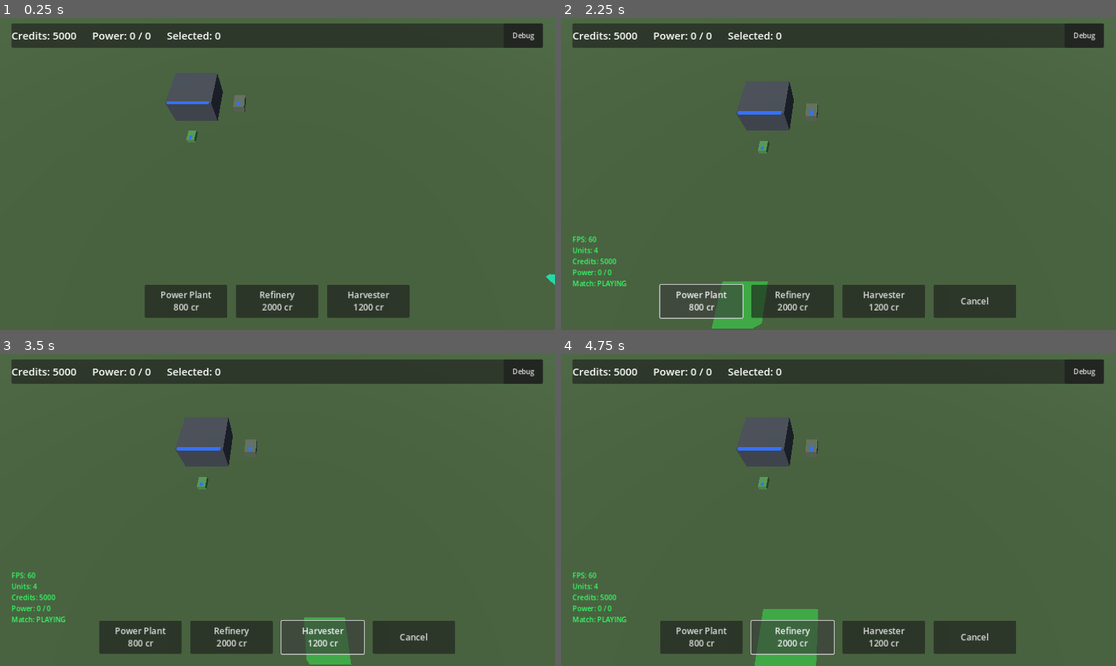
Above: before the commit, frames 1-4 (two rows, left to right).
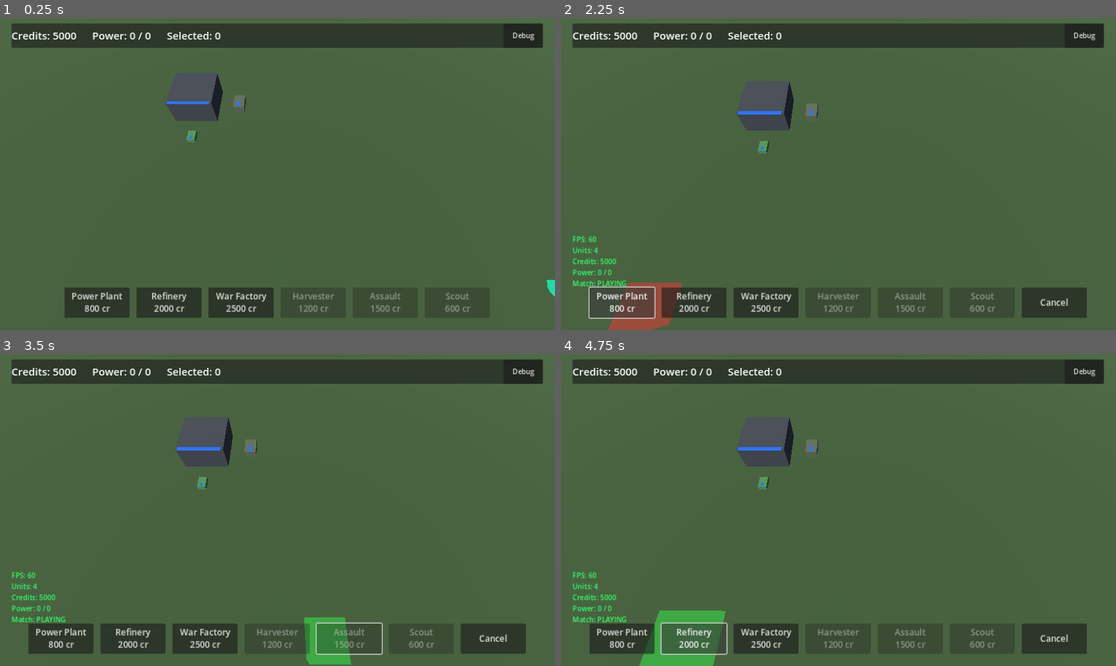
Above: after the commit, the same moments.

Repository: xionams/operation-midnight
Game: Godot game, scene res://main.tscn
Same seed, same stepped clock (60 frames per second), same inputs: the game is played once before the commit and once after it.
Inputs (mouse positions are in pixels of both pictures, inside the frame that each line leads up to):
- Up to frame 1 (0.25 s): no input
- Up to frame 2 (2.25 s): click (927, 301) at 0.5 s, where only the run before the commit has a clickable "Harvester 1200 cr"; click "Debug" at 1.25 s; click "Power Plant 800 cr" at 2 s
- Up to frame 3 (3.5 s): click (321, 637) at 2.75 s, where only the run before the commit has a clickable "Harvester 1200 cr"
- Up to frame 4 (4.75 s): click "Power Plant 800 cr" at 3.5 s; click "Refinery 2000 cr" at 4.25 s

The runs differ from the first frame. In frame 1, 3.2% of the frame differs, in the area x 11-100%, y 81-96%; in frame 2, 5.8%; in frame 3, 4.6%; in frame 4, 7.6%, in the area x 5-95%, y 81-100%.

Commit message:
Add War Factory and timed unit production
Until now only Harvesters could be built mid-match, so Assault and Scout
vehicles existed solely as starting units and the match could not
develop. The War Factory (2500cr, 40 power, 10x10 footprint) builds
both.

Production runs through a new reusable ProductionQueue component rather
than a second bespoke spawn path. Credits are taken when an order is
queued, not when it completes, so a player cannot queue more than they
can afford, and cancelling refunds. The Refinery now uses the same
component for Harvesters, replacing its instant-spawn code - unit
build times are Scout 6s, Harvester 10s, Assault 12s.

UnitStats gains the build_time field the README already claimed it had.

The HUD grows War Factory, Assault and Scout buttons, with production
buttons disabled while no producer exists, and a readout showing the
current item, its progress and the queue depth. Buttons shrink to
150x70 so seven fit the 1280px logical width with Cancel visible.

Smoke test extended to cover the whole path: placing the factory,
queuing an order, the immediate charge, the delay before the unit
appears, and the queue draining. Also fixes a gap where clearing the
selection made the move-order check silently skip.

Co-Authored-By: Claude Opus 5 <noreply@anthropic.com>

Diff:
--- /dev/null
+++ b/config/buildings/war_factory.tres
@@ -0,0 +1,18 @@
+[gd_resource type="Resource" script_class="BuildingStats" load_steps=3 format=3]
+
+[ext_resource type="Script" path="res://scripts/core/building_stats.gd" id="1"]
+[ext_resource type="PackedScene" path="res://scenes/buildings/war_factory.tscn" id="2"]
+
+[resource]
+script = ExtResource("1")
+display_name = "War Factory"
+cost = 2500
+max_health = 800.0
+build_time = 0.0
+power_generation = 0
+power_consumption = 40
+footprint = Vector2(10, 10)
+body_color = Color(0.32, 0.35, 0.38, 1)
+body_size = Vector3(9, 4.2, 9)
+visual_scene = null
+scene = ExtResource("2")
--- a/config/units/assault_vehicle.tres
+++ b/config/units/assault_vehicle.tres
@@ -6,6 +6,7 @@
 [resource]
 script = ExtResource("1")
 display_name = "Assault Vehicle"
+build_time = 12.0
 cost = 1500
 max_health = 500.0
 move_speed = 5.0
--- a/config/units/harvester.tres
+++ b/config/units/harvester.tres
@@ -5,6 +5,7 @@
 [resource]
 script = ExtResource("1")
 display_name = "Supply Harvester"
+build_time = 10.0
 cost = 1200
 max_health = 300.0
 move_speed = 4.0
--- a/config/units/scout_vehicle.tres
+++ b/config/units/scout_vehicle.tres
@@ -5,6 +5,7 @@
 [resource]
 script = ExtResource("1")
 display_name = "Scout Vehicle"
+build_time = 6.0
 cost = 600
 max_health = 150.0
 move_speed = 9.0
--- a/scenes/buildings/refinery.tscn
+++ b/scenes/buildings/refinery.tscn
@@ -1,8 +1,10 @@
-[gd_scene load_steps=3 format=3]
+[gd_scene load_steps=4 format=3]
 
 [ext_resource type="Script" path="res://scripts/buildings/refinery.gd" id="1"]
 [ext_resource type="PackedScene" path="res://scenes/units/harvester.tscn" id="2"]
+[ext_resource type="Resource" path="res://config/units/harvester.tres" id="3"]
 
 [node name="Refinery" type="StaticBody3D"]
 script = ExtResource("1")
 harvester_scene = ExtResource("2")
+harvester_stats = ExtResource("3")
--- /dev/null
+++ b/scenes/buildings/war_factory.tscn
@@ -0,0 +1,14 @@
+[gd_scene load_steps=6 format=3]
+
+[ext_resource type="Script" path="res://scripts/buildings/war_factory.gd" id="1"]
+[ext_resource type="PackedScene" path="res://scenes/units/assault_vehicle.tscn" id="2"]
+[ext_resource type="PackedScene" path="res://scenes/units/scout_vehicle.tscn" id="3"]
+[ext_resource type="Resource" path="res://config/units/assault_vehicle.tres" id="4"]
+[ext_resource type="Resource" path="res://config/units/scout_vehicle.tres" id="5"]
+
+[node name="WarFactory" type="StaticBody3D"]
+script = ExtResource("1")
+assault_scene = ExtResource("2")
+scout_scene = ExtResource("3")
+assault_stats = ExtResource("4")
+scout_stats = ExtResource("5")
--- /dev/null
+++ b/scripts/buildings/production_queue.gd
@@ -0,0 +1,90 @@
+extends Node
+class_name ProductionQueue
+
+## Reusable timed unit production for any building that builds units.
+## Credits are taken when an order is queued, not when it completes, so
+## a player cannot queue more than they can afford; cancelling refunds.
+## Attach one to a building and call enqueue().
+
+signal order_queued(stats: UnitStats)
+signal order_completed(unit: Node)
+signal queue_changed()
+
+const MAX_QUEUED: int = 5
+
+@export var spawn_offset: Vector3 = Vector3(6, 0, 0)
+
+var _orders: Array[UnitStats] = []
+var _scenes: Array[PackedScene] = []
+var _remaining: float = 0.0
+
+func queue_length() -> int:
+	return _orders.size()
+
+func is_full() -> bool:
+	return _orders.size() >= MAX_QUEUED
+
+func current_stats() -> UnitStats:
+	return _orders[0] if not _orders.is_empty() else null
+
+func progress() -> float:
+	if _orders.is_empty():
+		return 0.0
+	var total: float = _orders[0].build_time
+	if total <= 0.0:
+		return 1.0
+	return clampf(1.0 - _remaining / total, 0.0, 1.0)
+
+func enqueue(stats: UnitStats, scene: PackedScene) -> bool:
+	if stats == null or scene == null or is_full():
+		return false
+	if not GameState.try_spend(stats.cost):
+		return false
+	_orders.append(stats)
+	_scenes.append(scene)
+	if _orders.size() == 1:
+		_remaining = stats.build_time
+	order_queued.emit(stats)
+	queue_changed.emit()
+	return true
+
+func cancel_last() -> bool:
+	if _orders.is_empty():
+		return false
+	var index: int = _orders.size() - 1
+	GameState.add_credits(_orders[index].cost)
+	_orders.remove_at(index)
+	_scenes.remove_at(index)
+	if _orders.is_empty():
+		_remaining = 0.0
+	elif index == 0:
+		_remaining = _orders[0].build_time
+	queue_changed.emit()
+	return true
+
+func _process(delta: float) -> void:
+	if _orders.is_empty():
+		return
+	_remaining -= delta
+	if _remaining > 0.0:
+		return
+	_complete_front()
+
+func _complete_front() -> void:
+	var stats: UnitStats = _orders.pop_front()
+	var scene: PackedScene = _scenes.pop_front()
+	if not _orders.is_empty():
+		_remaining = _orders[0].build_time
+	else:
+		_remaining = 0.0
+
+	var building := get_parent()
+	var unit = scene.instantiate()
+	unit.stats = stats
+	unit.is_player_faction = building.is_player_faction
+	building.get_parent().add_child(unit)
+	unit.global_position = building.global_position + spawn_offset
+
+	EventBus.unit_spawned.emit(unit)
+	order_completed.emit(unit)
+	queue_changed.emit()
--- a/scripts/buildings/refinery.gd
+++ b/scripts/buildings/refinery.gd
@@ -7,10 +7,16 @@
 ## Build Harvester button has somewhere to spawn from.
 
 @export var harvester_scene: PackedScene
-@export var harvester_cost: int = 1200
+@export var harvester_stats: UnitStats
+
+var queue: ProductionQueue
 
 func _ready() -> void:
 	super._ready()
+	queue = ProductionQueue.new()
+	queue.name = "ProductionQueue"
+	queue.spawn_offset = Vector3(stats.body_size.x / 2.0 + 3.0, 0, 0) if stats else Vector3(6, 0, 0)
+	add_child(queue)
 	if is_player_faction:
 		GameState.register_refinery(self)
 
@@ -24,14 +30,5 @@
 		return
 	GameState.add_credits(int(round(amount)))
 
-func produce_harvester() -> Node:
-	if harvester_scene == null:
-		return null
-	if not GameState.try_spend(harvester_cost):
-		return null
-	var harvester = harvester_scene.instantiate()
-	get_parent().add_child(harvester)
-	var spawn_offset := Vector3(stats.body_size.x / 2.0 + 3.0, 0, 0) if stats else Vector3(6, 0, 0)
-	harvester.global_position = global_position + spawn_offset
-	EventBus.unit_spawned.emit(harvester)
-	return harvester
+func produce_harvester() -> bool:
+	return queue.enqueue(harvester_stats, harvester_scene)
--- /dev/null
+++ b/scripts/buildings/war_factory.gd
@@ -0,0 +1,30 @@
+extends BuildingBase
+class_name WarFactory
+
+## Produces combat vehicles. This is the building that turns the match
+## from "fight with what you started with" into an actual RTS: without
+## one, Assault and Scout vehicles only exist as starting units.
+
+const GROUP: String = "war_factories"
+
+@export var assault_stats: UnitStats
+@export var assault_scene: PackedScene
+@export var scout_stats: UnitStats
+@export var scout_scene: PackedScene
+
+var queue: ProductionQueue
+
+func _ready() -> void:
+	super._ready()
+	queue = ProductionQueue.new()
+	queue.name = "ProductionQueue"
+	queue.spawn_offset = Vector3(stats.body_size.x / 2.0 + 3.0, 0, 0) if stats else Vector3(7, 0, 0)
+	add_child(queue)
+	if is_player_faction:
+		add_to_group(GROUP)
+
+func produce_assault() -> bool:
+	return queue.enqueue(assault_stats, assault_scene)
+
+func produce_scout() -> bool:
+	return queue.enqueue(scout_stats, scout_scene)
--- a/scripts/core/main.gd
+++ b/scripts/core/main.gd
@@ -16,9 +16,9 @@
 const COMMAND_HQ_STATS: BuildingStats = preload("res://config/buildings/command_hq.tres")
 const POWER_PLANT_STATS: BuildingStats = preload("res://config/buildings/power_plant.tres")
 const REFINERY_STATS: BuildingStats = preload("res://config/buildings/refinery.tres")
+const WAR_FACTORY_STATS: BuildingStats = preload("res://config/buildings/war_factory.tres")
+const HARVESTER_STATS: UnitStats = preload("res://config/units/harvester.tres")
 const ECONOMY_CONFIG: EconomyConfig = preload("res://config/economy/default_economy.tres")
-
-const HARVESTER_COST: int = 1200
 
 @export var map_size: float = 120.0
 @export var bounds_margin: float = 6.0
@@ -186,6 +186,9 @@
 	hud.name = "HUD"
 	hud.power_plant_stats = POWER_PLANT_STATS
 	hud.refinery_stats = REFINERY_STATS
-	hud.harvester_cost = HARVESTER_COST
+	hud.war_factory_stats = WAR_FACTORY_STATS
+	hud.harvester_stats = HARVESTER_STATS
+	hud.assault_stats = ASSAULT_VEHICLE_STATS
+	hud.scout_stats = SCOUT_VEHICLE_STATS
 	hud.placer = placer
 	add_child(hud)
--- a/scripts/core/unit_stats.gd
+++ b/scripts/core/unit_stats.gd
@@ -6,6 +6,7 @@
 
 @export var display_name: String = "Unit"
 @export var cost: int = 0
+@export var build_time: float = 0.0 ## Seconds in a ProductionQueue; 0 spawns instantly.
 @export var max_health: float = 100.0
 @export var move_speed: float = 5.0
 @export var turn_speed: float = 6.0
--- a/scripts/ui/hud.gd
+++ b/scripts/ui/hud.gd
@@ -9,11 +9,14 @@
 
 @export var power_plant_stats: BuildingStats
 @export var refinery_stats: BuildingStats
-@export var harvester_cost: int = 1200
+@export var war_factory_stats: BuildingStats
+@export var harvester_stats: UnitStats
+@export var assault_stats: UnitStats
+@export var scout_stats: UnitStats
 @export var placer: BuildingPlacer
 
 const MARGIN: float = 28.0
-const BUTTON_SIZE: Vector2 = Vector2(190, 76)
+const BUTTON_SIZE: Vector2 = Vector2(150, 70)
 
 var _credits_label: Label
 var _power_label: Label
@@ -21,7 +24,11 @@
 var _cancel_button: Button
 var _build_power_button: Button
 var _build_refinery_button: Button
+var _build_factory_button: Button
 var _build_harvester_button: Button
+var _build_assault_button: Button
+var _build_scout_button: Button
+var _production_label: Label
 var _victory_overlay: Control
 var _victory_label: Label
 var _debug_panel: Label
@@ -31,6 +38,7 @@
 	layer = 10
 	_build_top_bar()
 	_build_bottom_bar()
+	_build_production_label()
 	_build_victory_overlay()
 	_build_debug_overlay()
 
@@ -101,7 +109,7 @@
 	row.offset_right = -MARGIN
 	row.offset_bottom = -MARGIN
 	row.alignment = BoxContainer.ALIGNMENT_CENTER
-	row.add_theme_constant_override("separation", 20)
+	row.add_theme_constant_override("separation", 16)
 	add_child(row)
 
 	_build_power_button = _make_build_button("Power Plant\n%d cr" % (power_plant_stats.cost if power_plant_stats else 800))
@@ -112,9 +120,21 @@
 	_build_refinery_button.pressed.connect(func(): _start_building_placement(refinery_stats))
 	row.add_child(_build_refinery_button)
 
-	_build_harvester_button = _make_build_button("Harvester\n%d cr" % harvester_cost)
+	_build_factory_button = _make_build_button("War Factory\n%d cr" % (war_factory_stats.cost if war_factory_stats else 2500))
+	_build_factory_button.pressed.connect(func(): _start_building_placement(war_factory_stats))
+	row.add_child(_build_factory_button)
+
+	_build_harvester_button = _make_build_button(_unit_label("Harvester", harvester_stats))
 	_build_harvester_button.pressed.connect(_on_build_harvester_pressed)
 	row.add_child(_build_harvester_button)
+
+	_build_assault_button = _make_build_button(_unit_label("Assault", assault_stats))
+	_build_assault_button.pressed.connect(func(): _produce_from_factory("produce_assault"))
+	row.add_child(_build_assault_button)
+
+	_build_scout_button = _make_build_button(_unit_label("Scout", scout_stats))
+	_build_scout_button.pressed.connect(func(): _produce_from_factory("produce_scout"))
+	row.add_child(_build_scout_button)
 
 	_cancel_button = _make_build_button("Cancel")
 	_cancel_button.visible = false
@@ -127,6 +147,63 @@
 	button.custom_minimum_size = BUTTON_SIZE
 	button.add_theme_font_size_override("font_size", 20)
 	return button
+
+func _unit_label(name: String, stats: UnitStats) -> String:
+	return "%s\n%d cr" % [name, stats.cost if stats else 0]
+
+func _build_production_label() -> void:
+	_production_label = Label.new()
+	_production_label.set_anchors_preset(Control.PRESET_BOTTOM_WIDE)
+	_production_label.offset_top = -(MARGIN + BUTTON_SIZE.y + 40)
+	_production_label.offset_bottom = -(MARGIN + BUTTON_SIZE.y + 8)
+	_production_label.horizontal_alignment = HORIZONTAL_ALIGNMENT_CENTER
+	_production_label.add_theme_font_size_override("font_size", 20)
+	_production_label.visible = false
+	add_child(_production_label)
+
+func _first_factory() -> Node:
+	return get_tree().get_first_node_in_group(WarFactory.GROUP)
+
+func _produce_from_factory(method: String) -> void:
+	var factory := _first_factory()
+	if factory != null:
+		factory.call(method)
+
+## Two producers can be building at once (refinery and factory), so the
+## readout shows whichever is furthest along rather than inventing a
+## combined progress number that matches neither.
+func _active_queue() -> ProductionQueue:
+	var best: ProductionQueue = null
+	var producers: Array = get_tree().get_nodes_in_group(WarFactory.GROUP)
+	var refinery := GameState.get_first_refinery()
+	if refinery != null:
+		producers.append(refinery)
+	for p in producers:
+		if not is_instance_valid(p):
+			continue
+		var q: ProductionQueue = p.get("queue")
+		if q == null or q.queue_length() == 0:
+			continue
+		if best == null or q.progress() > best.progress():
+			best = q
+	return best
+
+func _refresh_production_ui() -> void:
+	var has_refinery: bool = GameState.has_refinery()
+	var has_factory: bool = _first_factory() != null
+	_build_harvester_button.disabled = not has_refinery
+	_build_assault_button.disabled = not has_factory
+	_build_scout_button.disabled = not has_factory
+
+	var queue := _active_queue()
+	if queue == null:
+		_production_label.visible = false
+		return
+	var stats := queue.current_stats()
+	var extra: int = queue.queue_length() - 1
+	var suffix: String = "  (+%d queued)" % extra if extra > 0 else ""
+	_production_label.text = "Building %s  %d%%%s" % [stats.display_name, int(queue.progress() * 100.0), suffix]
+	_production_label.visible = true
 
 func _make_label(text: String, font_size: int) -> Label:
 	var label := Label.new()
@@ -180,6 +257,7 @@
 	add_child(_debug_panel)
 
 func _process(_delta: float) -> void:
+	_refresh_production_ui()
 	if not _debug_visible:
 		return
 	var units := get_tree().get_nodes_in_group("units").size()
--- a/tests/input_smoke_test.gd
+++ b/tests/input_smoke_test.gd
@@ -135,7 +135,43 @@
 		_check("Box-select picks up both units", SelectionManager.selected_units.size() == 2,
 			"(%d selected)" % SelectionManager.selected_units.size())
 
-	# --- 6. move order ---
+	# --- 6. war factory production ---
+	SelectionManager.clear_selection()
+	var factory_btn := _find_button("War Factory")
+	_check("War Factory build button exists", factory_btn != null)
+	if factory_btn != null:
+		GameState.add_credits(10000)
+		await _click(factory_btn.get_global_rect().get_center())
+		await _click(Vector2(760, 300))
+		var factory := get_tree().get_first_node_in_group("war_factories")
+		_check("War Factory placed and registered", factory != null)
+		if factory != null:
+			var assault_btn := _find_button("Assault")
+			_check("Assault button enabled once factory exists",
+				assault_btn != null and not assault_btn.disabled)
+			var before_units: int = get_tree().get_nodes_in_group("player_units").size()
+			var cr: int = GameState.credits
+			await _click(assault_btn.get_global_rect().get_center())
+			_check("Queuing an Assault charges immediately", GameState.credits == cr - 1500,
+				"(%d -> %d)" % [cr, GameState.credits])
+			_check("Order is queued, not instant", factory.queue.queue_length() == 1
+				and get_tree().get_nodes_in_group("player_units").size() == before_units)
+			# assault build_time is 12s; run the clock out
+			var waited := 0.0
+			while waited < 16.0 and get_tree().get_nodes_in_group("player_units").size() == before_units:
+				waited += get_process_delta_time()
+				await get_tree().process_frame
+			var after_units: int = get_tree().get_nodes_in_group("player_units").size()
+			_check("Assault Vehicle spawns after build_time", after_units == before_units + 1,
+				"(%d -> %d after %.1fs)" % [before_units, after_units, waited])
+			_check("Queue empties after completion", factory.queue.queue_length() == 0)
+
+	# --- 7. move order ---
+	SelectionManager.clear_selection()
+	await get_tree().process_frame
+	if not units.is_empty():
+		await _click(_screen_of(units[0]))
+	_check("A unit is selected for the move order", not SelectionManager.selected_units.is_empty())
 	if not SelectionManager.selected_units.is_empty():
 		var u = SelectionManager.selected_units[0]
 		var start: Vector3 = u.global_position
Not shown, added: assets/generated_rts/command_attack_icon.png.import
Not shown, added: assets/generated_rts/explosion_effect.png.import
Not shown, added: assets/generated_rts/industrial_power_plant.png.import
Not shown, added: assets/generated_rts/military_base.png.import
Not shown, added: assets/generated_rts/resource_crystal_ore_field.png.import
Not shown, added: assets/generated_rts/selectable_unit_icon.png.import
Not shown, added: assets/generated_rts/source/command_attack_icon.png.import
Not shown, added: assets/generated_rts/source/explosion_effect.png.import
Not shown, added: assets/generated_rts/source/industrial_power_plant.png.import
Not shown, added: assets/generated_rts/source/military_base.png.import
Not shown, added: assets/generated_rts/source/resource_crystal_ore_field.png.import
Not shown, added: assets/generated_rts/source/selectable_unit_icon.png.import
(and 3 more such lines)
